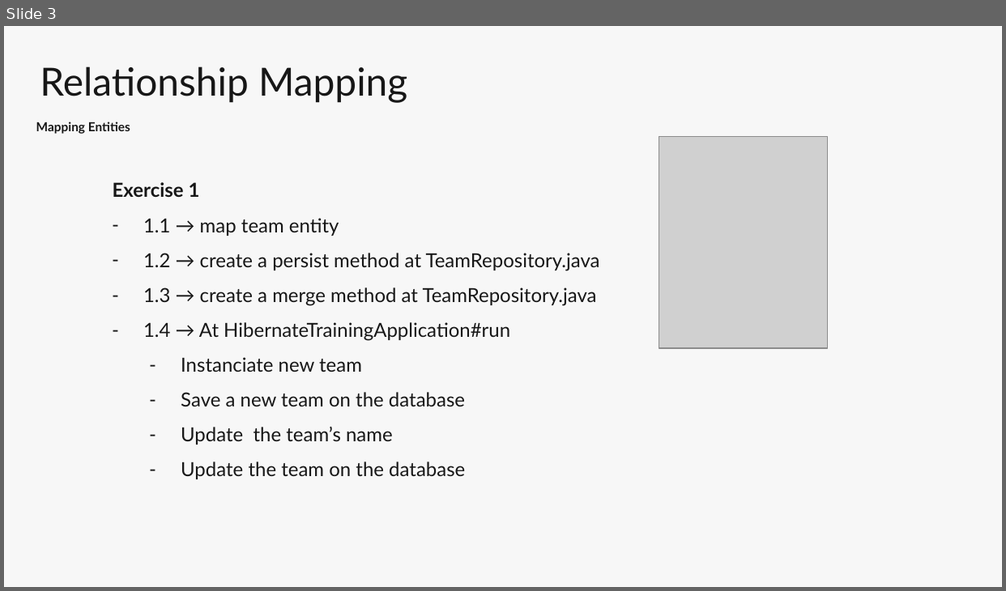
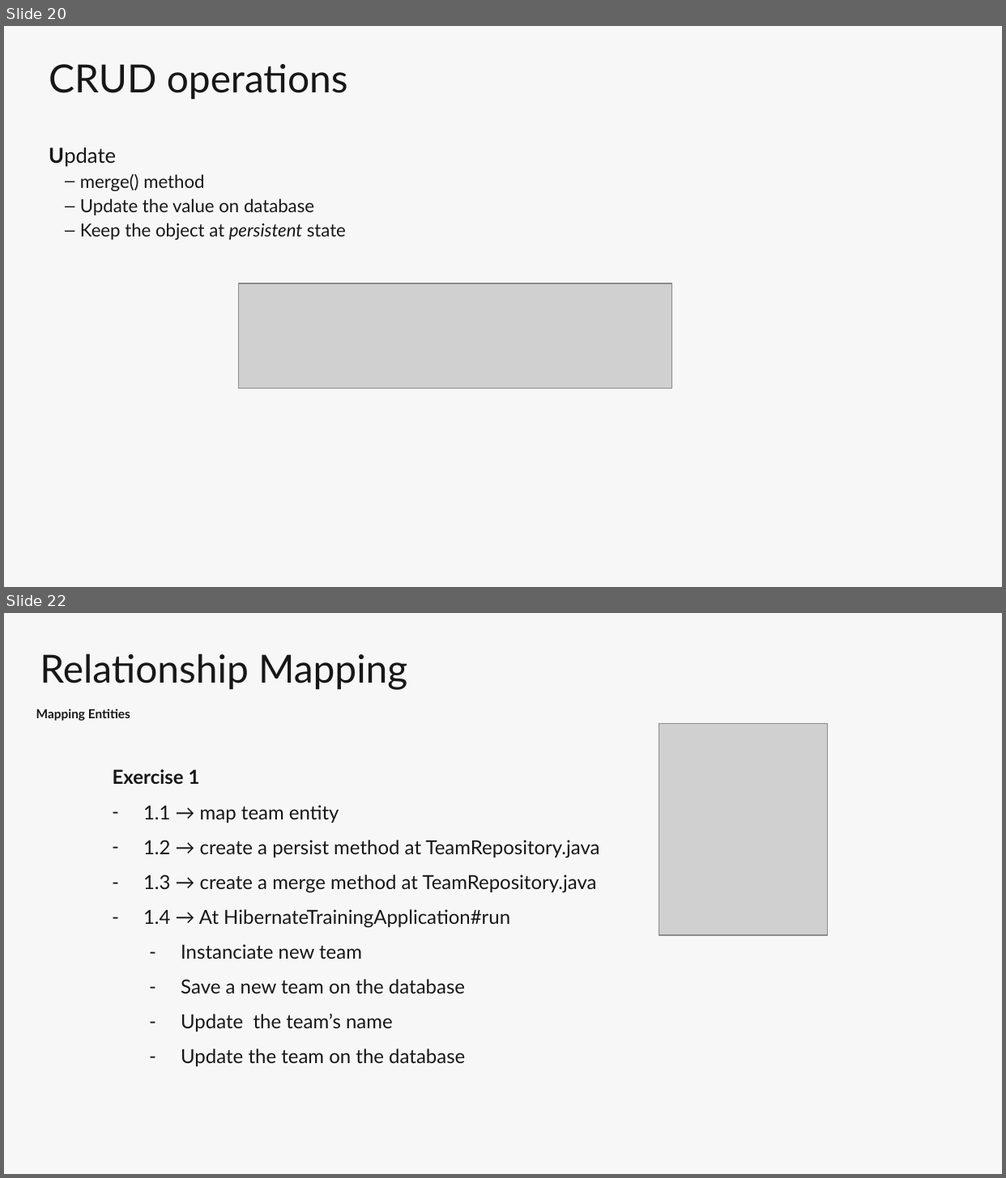
Before and after one commit to marcelsamaruga/hibernate-training, a slide deck: MC-Hibernate_V2.pptx. Shown one above the other, each under a label of ours: slide 3 before the commit, slides 20 and 22 after it; the slides between them are not shown. The pictures are 1006x591 and 1006x1178 pixels, drawn with LibreOffice and Linux fonts; fonts in the diff are those of the drawing; grey boxes stand for pictures; background and template pictures are left out. Boxes give left, top, right and bottom in pixels: in the first picture for what was removed or moved away, otherwise in the second. Text is boxed around its words. In the diff, an @@ line names an element or a change of style, - is before the commit and + after.

```diff
--- a/MC-Hibernate_V2.pptx
+++ b/MC-Hibernate_V2.pptx
@@ slide 20 added at [4, 26, 1002, 587], background #F7F7F7 @@
@@ title added at [49, 64, 348, 100], 28 pt, text #171717 @@
+CRUD operations
@@ text added at [49, 148, 346, 240], 13 pt, text #171717 @@
+Update
+  – merge() method
+  – Update the value on database
+  – Keep the object at persistent state
@@ picture added at [239, 284, 671, 388] @@
@@ what was slide 3 is now slide 22 @@
```
Also in this commit, not shown: 18 other slides added.
